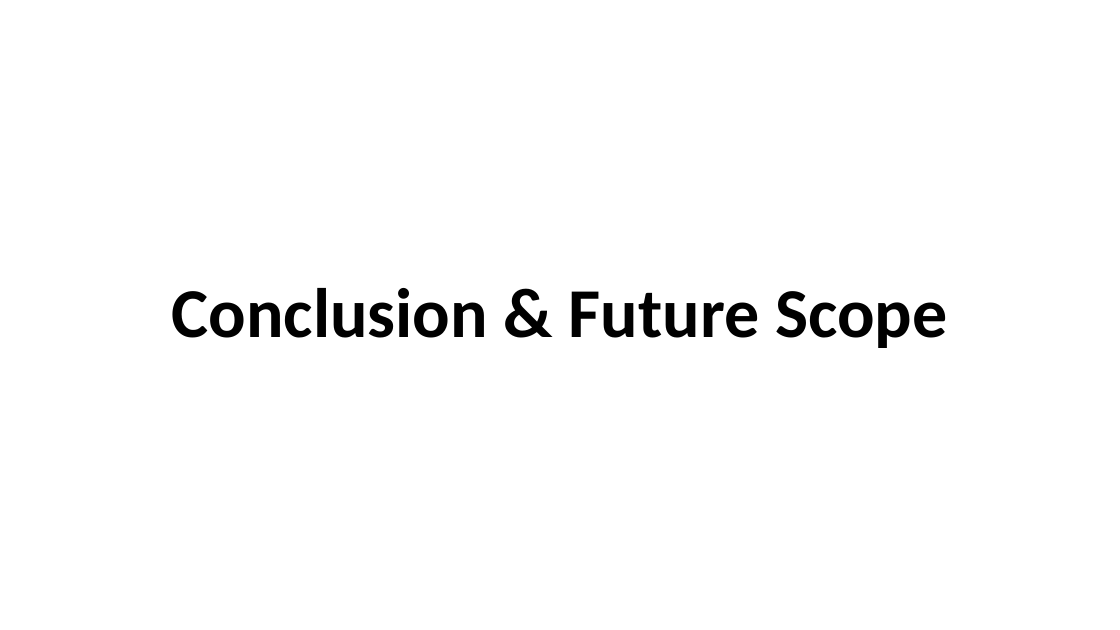
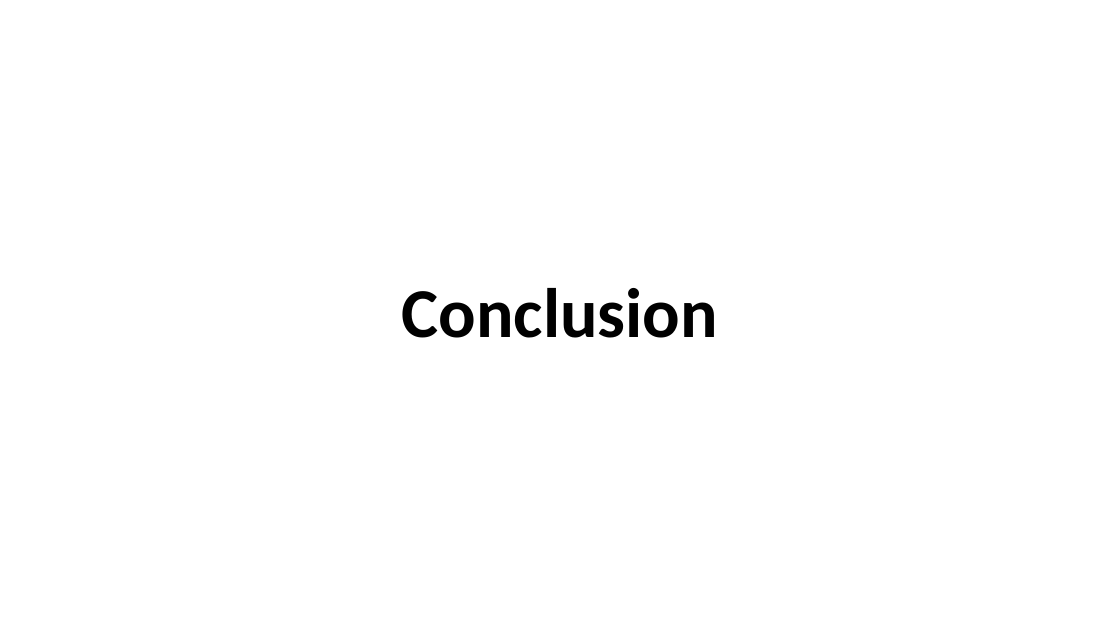
Before and after one commit to kshitijyelpale/SCS-Simulation-of-Insulin-Pump, a slide deck: slide 30 of Documentation/SCS Group E Project Presentation.pptx (slide 29 before the commit). Drawn at 1120x630 pixels with LibreOffice and Linux fonts; fonts in the diff are those of the drawing. Boxes give left, top, right and bottom in pixels: in the first picture for what was removed or moved away, otherwise in the second. Text is boxed around its words. In the diff, an @@ line names an element or a change of style, - is before the commit and + after.

Commit message:
Changed future scope in ppt

```diff
--- a/Documentation/SCS Group E Project Presentation.pptx
+++ b/Documentation/SCS Group E Project Presentation.pptx
@@ title at (402, 288, 718, 338): text changed @@
-Conclusion & Future Scope
+Conclusion
```
Also in this commit, not shown: 1 slide added.
